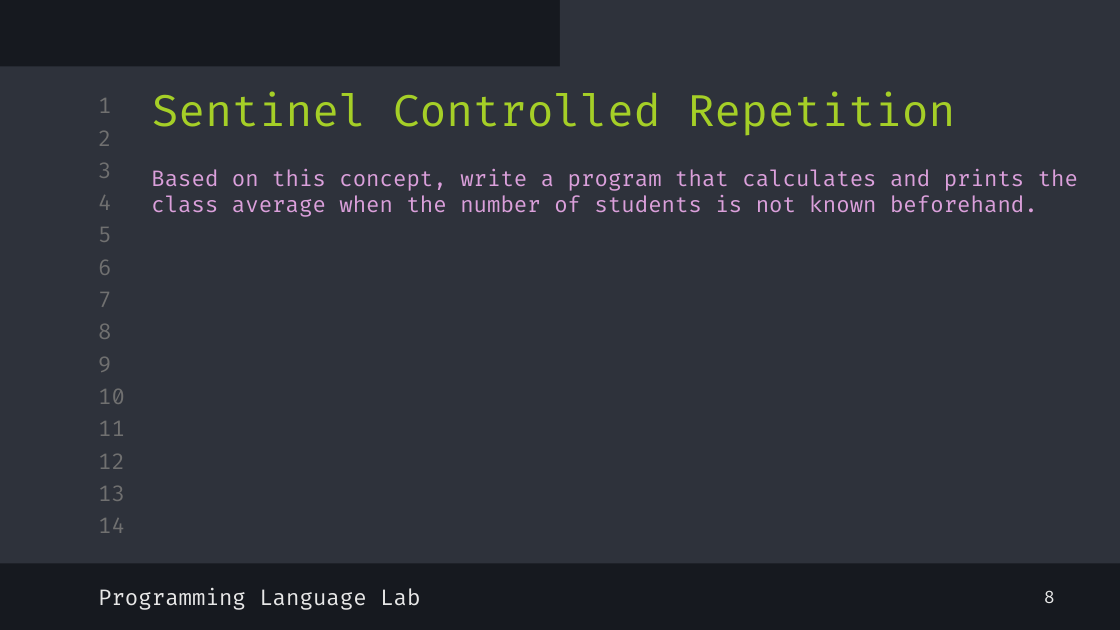
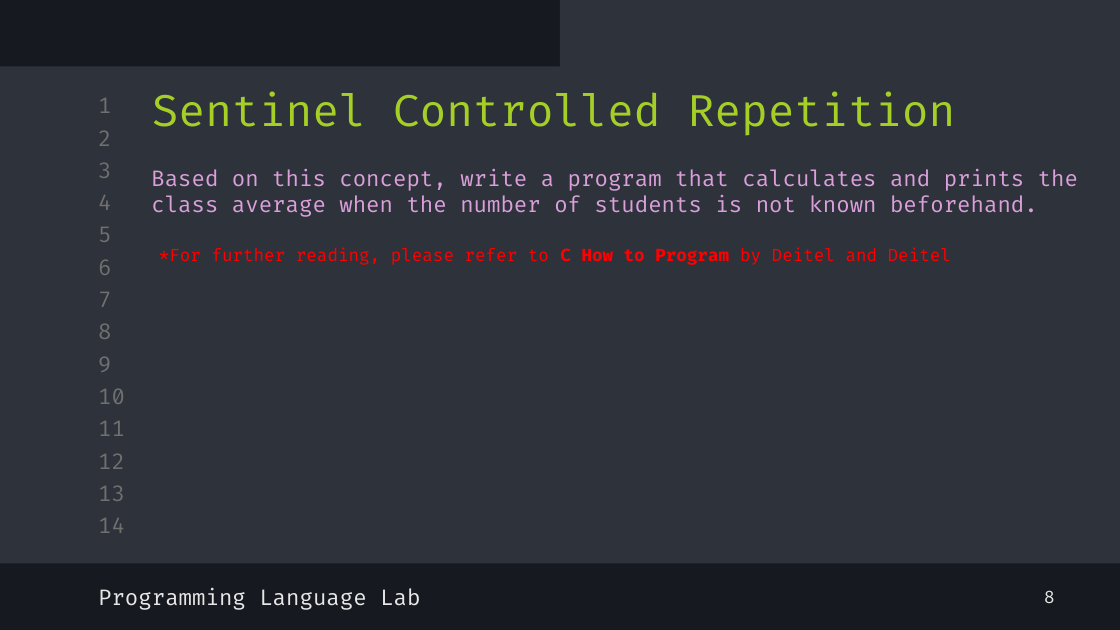
Before and after one commit to shayan-naghizadeh/C-Lab-AUT, a slide deck: slide 10 of slides/5.Loop/Loop.pptx. Drawn at 1120x630 pixels with LibreOffice and Linux fonts; fonts in the diff are those of the drawing. Boxes give left, top, right and bottom in pixels: in the first picture for what was removed or moved away, otherwise in the second. Text is boxed around its words. In the diff, an @@ line names an element or a change of style, - is before the commit and + after.

```diff
--- a/slides/5.Loop/Loop.pptx
+++ b/slides/5.Loop/Loop.pptx
@@ text added at (159, 248, 951, 265), 11 pt, text #FF0000 @@
+*For further reading, please refer to C How to Program by Deitel and Deitel
```
Also in this commit, not shown: 5 other slides changed, 8 other files.
